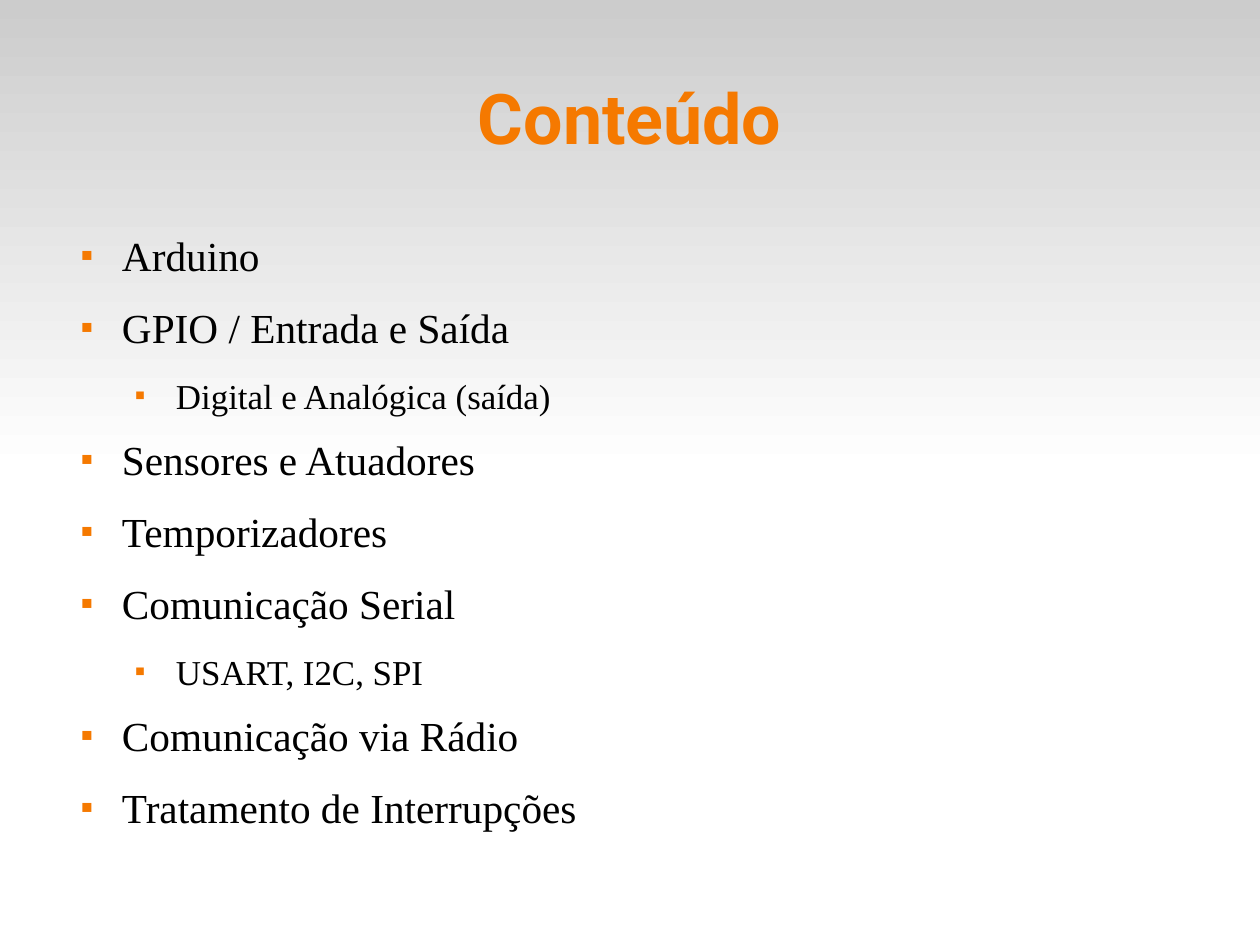
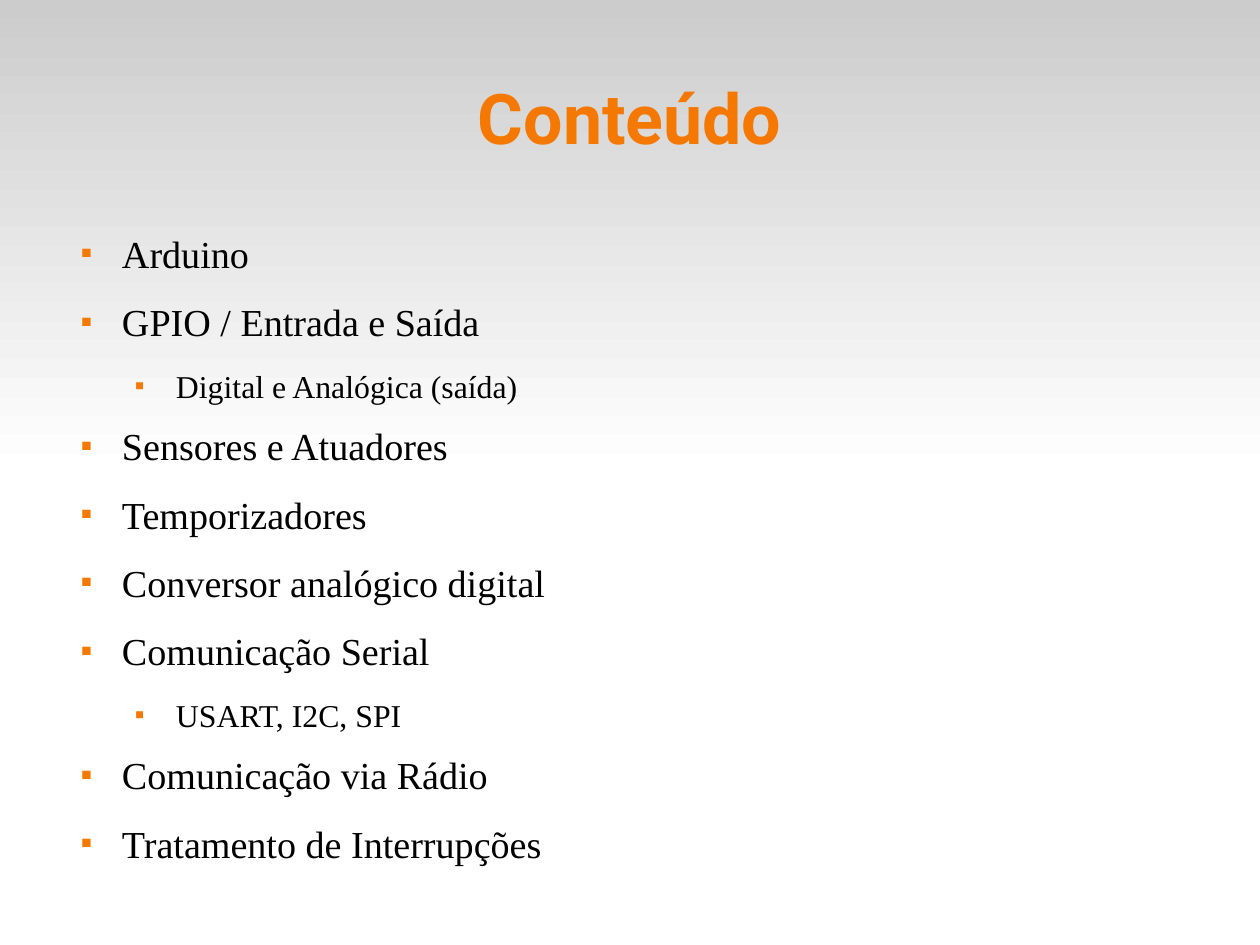
Before and after one commit to fsantanna-uerj/SE, a slide deck: slide 3 of Slides/se-00-intro.odp. Drawn at 1260x945 pixels with LibreOffice and Linux fonts; fonts in the diff are those of the drawing. Boxes give left, top, right and bottom in pixels: in the first picture for what was removed or moved away, otherwise in the second. Text is boxed around its words. In the diff, an @@ line names an element or a change of style, - is before the commit and + after.

```diff
--- a/Slides/se-00-intro.odp
+++ b/Slides/se-00-intro.odp
@@ text at (122,241,541,865): size 26 to 24 pt in "Arduino", "GPIO / Entrada e Saída", "Sensores e Atuadores", "Temporizadores" and 3 more places; size 22 to 20 pt in "Digital e Analógica (saída)", "USART, I2C, SPI" @@
@@ text at (122,570,545,604): paragraph added @@
+■ Conversor analógico digital
```
Also in this commit, not shown: 1 other slide changed, 3 other files.
